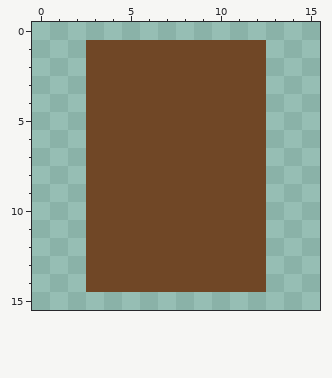
One commit to this pixel-art file: assets/sleigh.aseprite. The picture above was drawn from the file before the commit.
16x16 pixels, 1 frame.
Once edited:
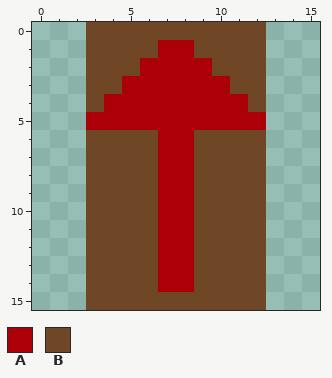
Palette (. is transparent): A #ac0009  B #704726
What changed:
y 0: x 3..12 .......... -> BBBBBBBBBB
y 1: x 7..8 BB -> AA
y 2: x 6..9 BBBB -> AAAA
y 3: x 5..10 BBBBBB -> AAAAAA
y 4: x 4..11 BBBBBBBB -> AAAAAAAA
y 5: x 3..12 BBBBBBBBBB -> AAAAAAAAAA
y 6..14: x 7..8 BB -> AA
y 15: x 3..12 .......... -> BBBBBBBBBB
